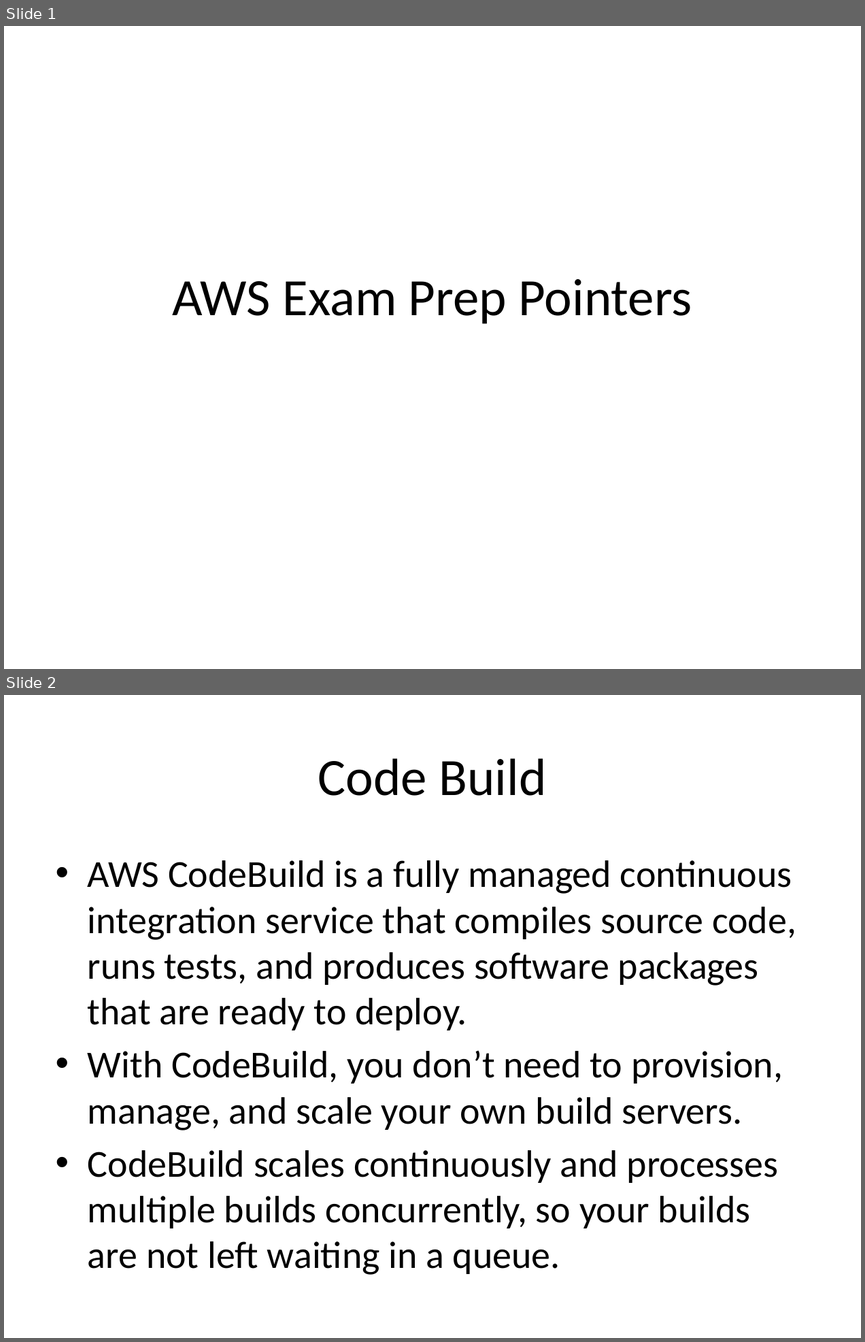
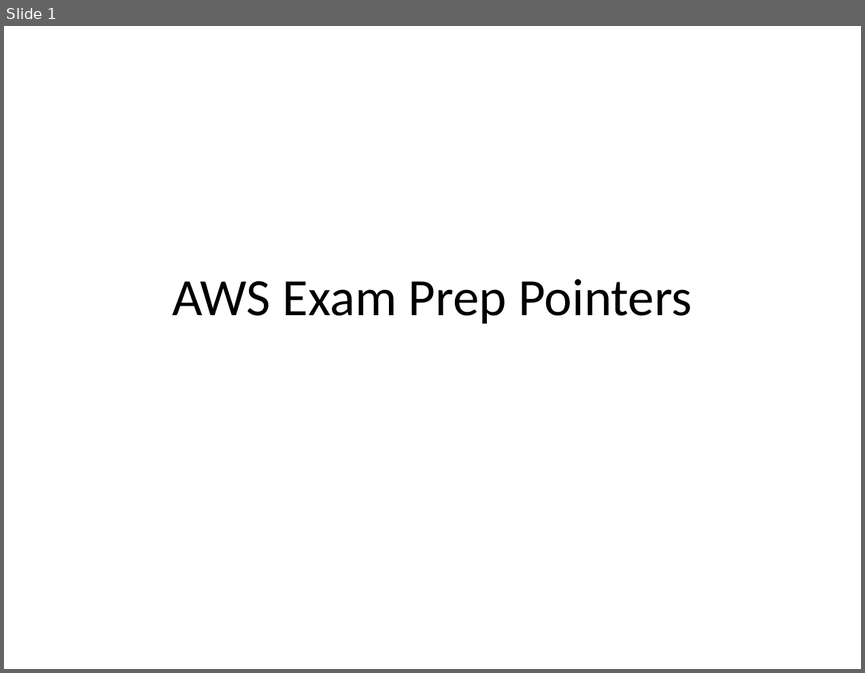
Before and after one commit to subalakshmisekar/basics, a slide deck: AWS.pptx. Shown one above the other, each under a label of ours: slides 1 and 2 before the commit, slide 1 after it. The pictures are 865x1342 and 865x673 pixels, drawn with LibreOffice and Linux fonts; fonts in the diff are those of the drawing. Boxes give left, top, right and bottom in pixels: in the first picture for what was removed or moved away, otherwise in the second. Text is boxed around its words. In the diff, an @@ line names an element or a change of style, - is before the commit and + after.

```diff
--- a/AWS.pptx
+++ b/AWS.pptx
@@ slide 2 removed at box(4, 695, 861, 1338), background #FFFFFF @@
@@ title removed at box(318, 758, 547, 796) @@
-Code Build
@@ text removed at box(88, 860, 796, 1274) @@
-• AWS CodeBuild is a fully managed continuous integration service that compiles source code, runs tests, and produces software packages that are ready to deploy.
-• With CodeBuild, you don’t need to provision, manage, and scale your own build servers.
-• CodeBuild scales continuously and processes multiple builds concurrently, so your builds are not left waiting in a queue.
```
Also in this commit, not shown: 8 slides added, 7 other slides removed, 1 other file.
